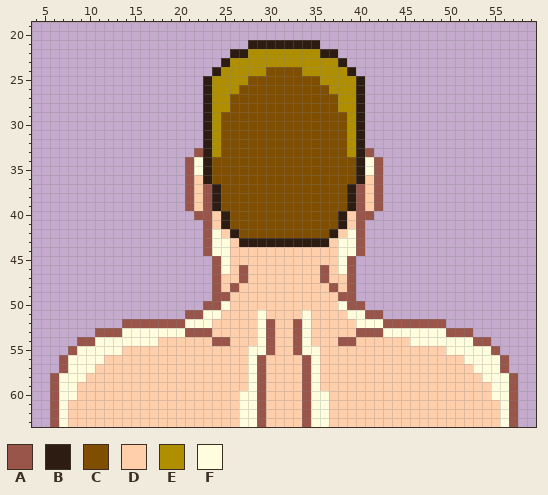
Pixel-art sprite: neddy_small.png. Above, as it was before the edit.
The file is 64x64 pixels. Shown: x 4..59, y 19..63.
Palette (. is transparent): A #99554a  B #2d1c11  C #7f4e00  D #ffceaa  E #af8f00  F #fffddd
The result:
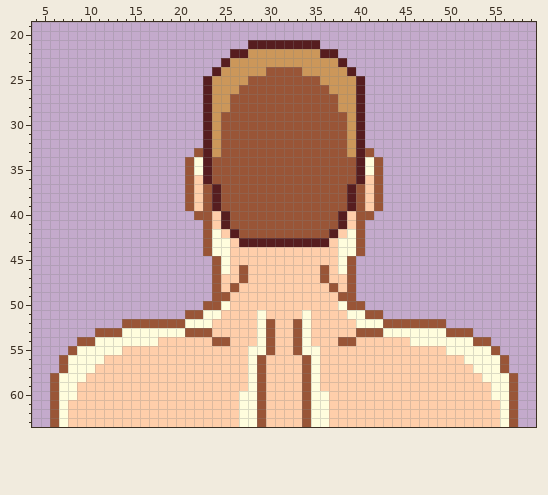
Changes in this commit:
Colour B changes from #2d1c11 to #561d1f.
Colour C changes from #7f4e00 to #995537.
Colour E changes from #af8f00 to #cc975a.
The edit turns colour A into colour C in row 33 at x 22 and 41; in rows 34 to 36 at x 21 and 42; in rows 37 to 39 at x 21, 23, 40 and 42; in row 40 at x 22 to 23 and 40 to 41; in rows 41 to 44 at x 23 and 40; in row 45 at x 24 and 39.
The edit turns colour A into colour C in rows 46 to 47 at x 24, 27, 36 and 39; in row 48 at x 24, 26, 37 and 39; in row 49 at x 24 to 25 and 38 to 39; in row 50 at x 23 to 24 and 39 to 40; in row 51 at x 21 to 22 and 41 to 42; in row 52 at x 14 to 20, 30, 33 and 43 to 49.
The edit turns colour A into colour C in row 53 at x 11 to 13, 21 to 23, 30, 33, 40 to 42 and 50 to 52; in row 54 at x 9 to 10, 24 to 25, 30, 33, 38 to 39 and 53 to 54; in row 55 at x 8, 30, 33 and 55; in rows 56 to 57 at x 7, 29, 34 and 56; in rows 58 to 63 at x 6, 29, 34 and 57.
